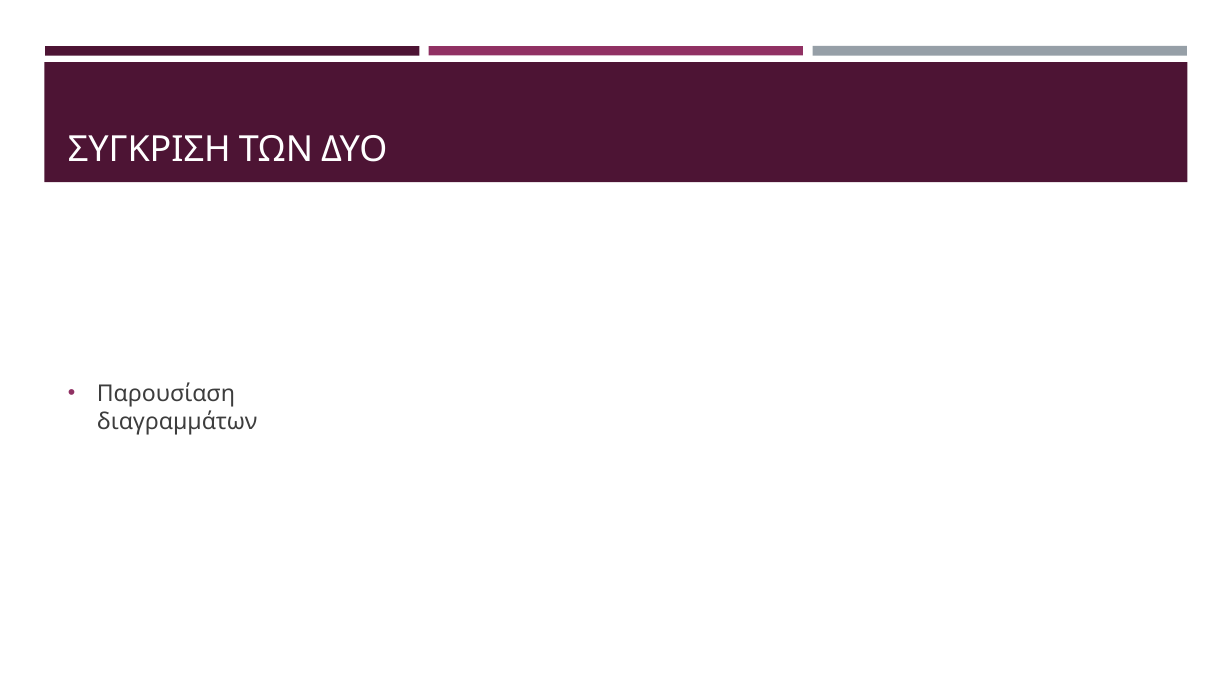
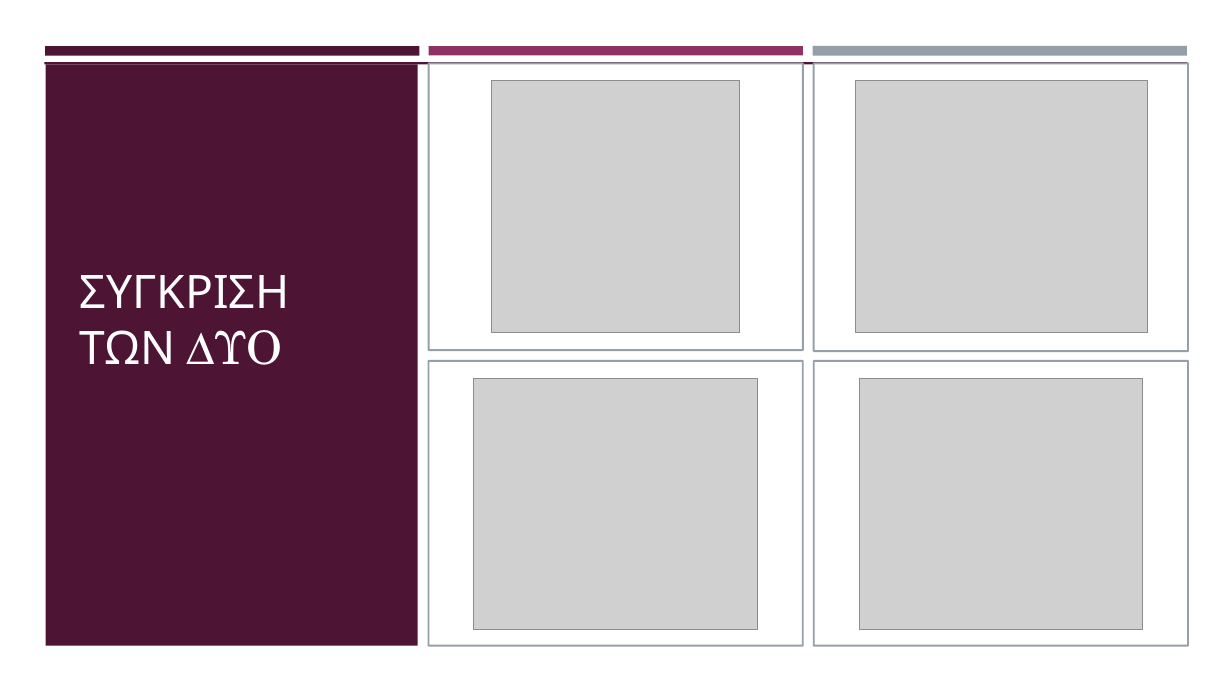
Before and after one commit to kwpap/Diplomatiki_kwpap_step_1, a slide deck: slide 33 of Thesis/Παρουσίαση.pptx (slide 24 before the commit). Drawn at 1232x693 pixels with LibreOffice and Linux fonts; fonts in the diff are those of the drawing; grey boxes stand for pictures. Boxes give left, top, right and bottom in pixels: in the first picture for what was removed or moved away, otherwise in the second. Text is boxed around its words. In the diff, an @@ line names an element or a change of style, - is before the commit and + after.

```diff
--- a/Thesis/Παρουσίαση.pptx
+++ b/Thesis/Παρουσίαση.pptx
@@ rectangle added at (0,65,1232,693), fill #FFFFFF @@
@@ rectangle added at (45,65,418,646), fill #4D1434 @@
@@ rectangle added at (429,64,803,350), fill #FFFFFF, outline #969FA7 1.5 pt @@
@@ picture added at (491,80,739,332) @@
@@ rectangle added at (814,64,1189,351), fill #FFFFFF, outline #969FA7 1.5 pt @@
@@ picture added at (856,80,1147,332) @@
@@ title "ΣΥΓΚΡΙΣΗ ΤΩΝ ΔΥΟ": place and size @@
-title "ΣΥΓΚΡΙΣΗ ΤΩΝ ΔΥΟ" at (68,135,387,162)
+title "ΣΥΓΚΡΙΣΗ ΤΩΝ ΔΥΟ" at (80,275,289,365)
@@ title "ΣΥΓΚΡΙΣΗ ΤΩΝ ΔΥΟ" at (80,275,289,365): size 28 to 36 pt; font Cabin to TeX Gyre Schola in "ΔΥΟ" @@
@@ text removed at (97,382,258,435) @@
-• Παρουσίαση διαγραμμάτων
@@ rectangle added at (429,361,803,646), fill #FFFFFF, outline #969FA7 1.5 pt @@
@@ picture added at (474,378,758,629) @@
@@ rectangle added at (814,361,1189,646), fill #FFFFFF, outline #969FA7 1.5 pt @@
@@ picture added at (860,378,1143,629) @@
```
Also in this commit, not shown: 19 other slides changed, 16 slides added, 4 slides removed, 2 other files.
